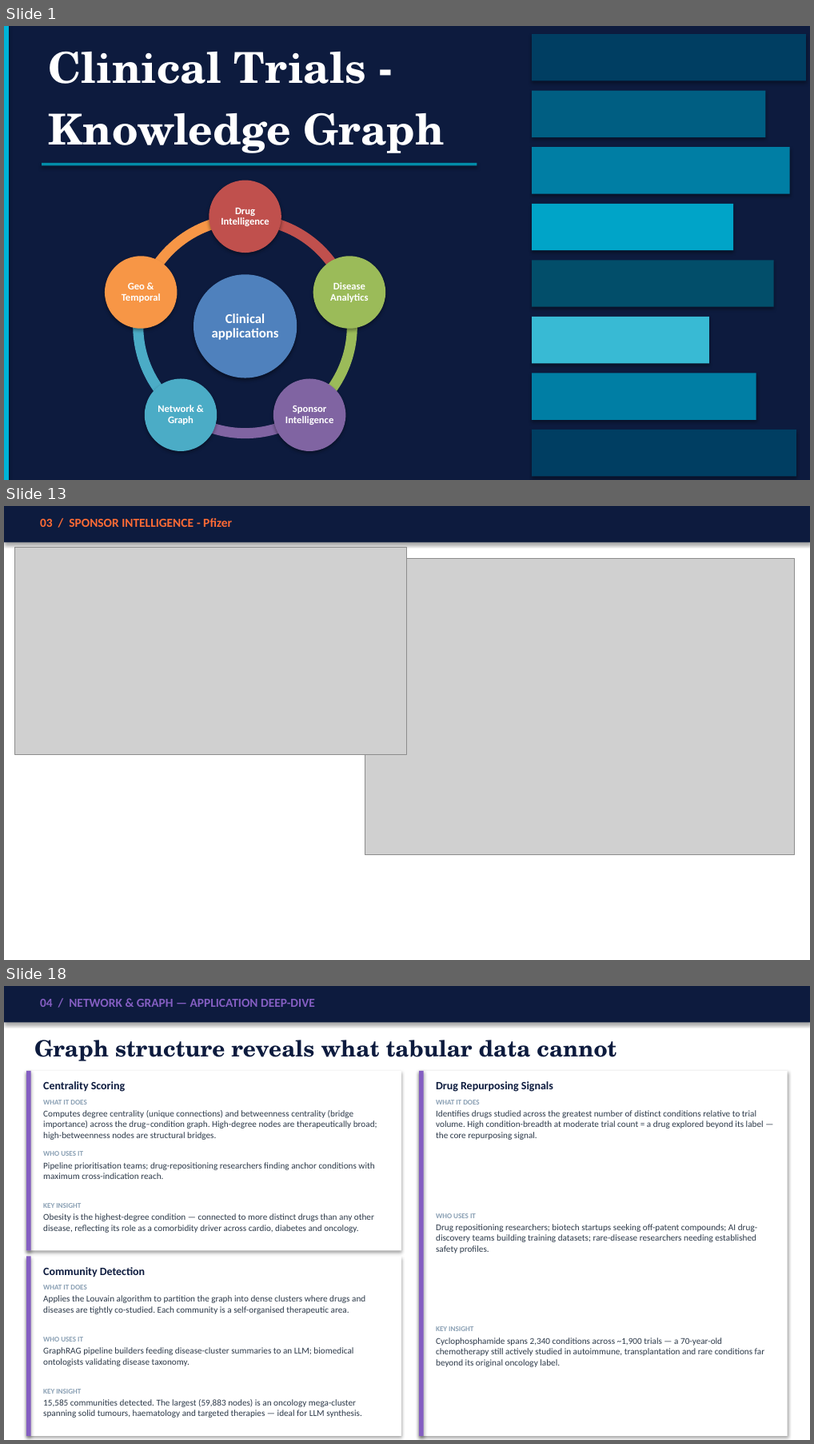
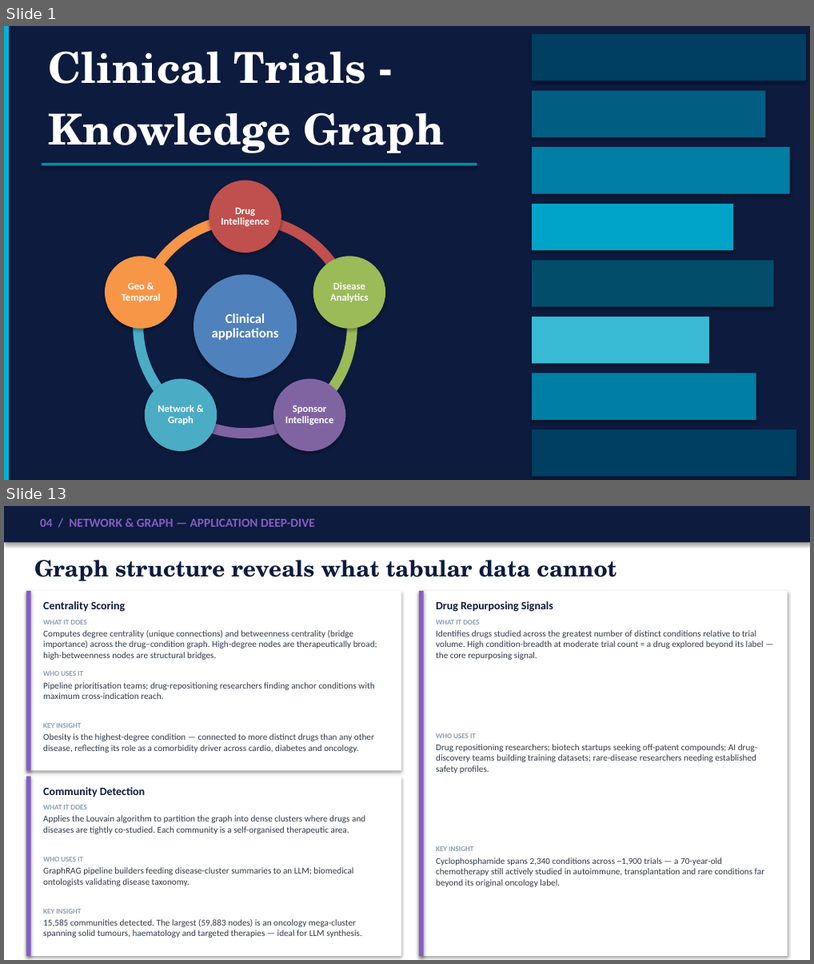
Before and after one commit to SHASANKsp/ClinicalTrails_application, a slide deck: ClinicalTrials_KG_LinkedIn_v2.pptx. Shown one above the other, each under a label of ours: slides 1, 13 and 18 before the commit, slides 1 and 13 after it; the slides between them are not shown. The pictures are 814x1444 and 814x964 pixels, drawn with LibreOffice and Linux fonts; fonts in the diff are those of the drawing; grey boxes stand for pictures. Boxes give left, top, right and bottom in pixels: in the first picture for what was removed or moved away, otherwise in the second. Text is boxed around its words. In the diff, an @@ line names an element or a change of style, - is before the commit and + after.

```diff
--- a/ClinicalTrials_KG_LinkedIn_v2.pptx
+++ b/ClinicalTrials_KG_LinkedIn_v2.pptx
@@ slide 13 removed at [4,506,810,960], background #FFFFFF @@
@@ rectangle removed at [4,506,810,542] @@
@@ text removed at [40,518,232,527] @@
-03 / SPONSOR INTELLIGENCE - Pfizer
@@ picture removed at [14,547,407,754] @@
@@ picture removed at [366,559,795,854] @@
@@ what was slide 18 is now slide 13 @@
```
Also in this commit, not shown: 11 slides changed, 1 slide added, 5 other slides removed, 3 other files.
